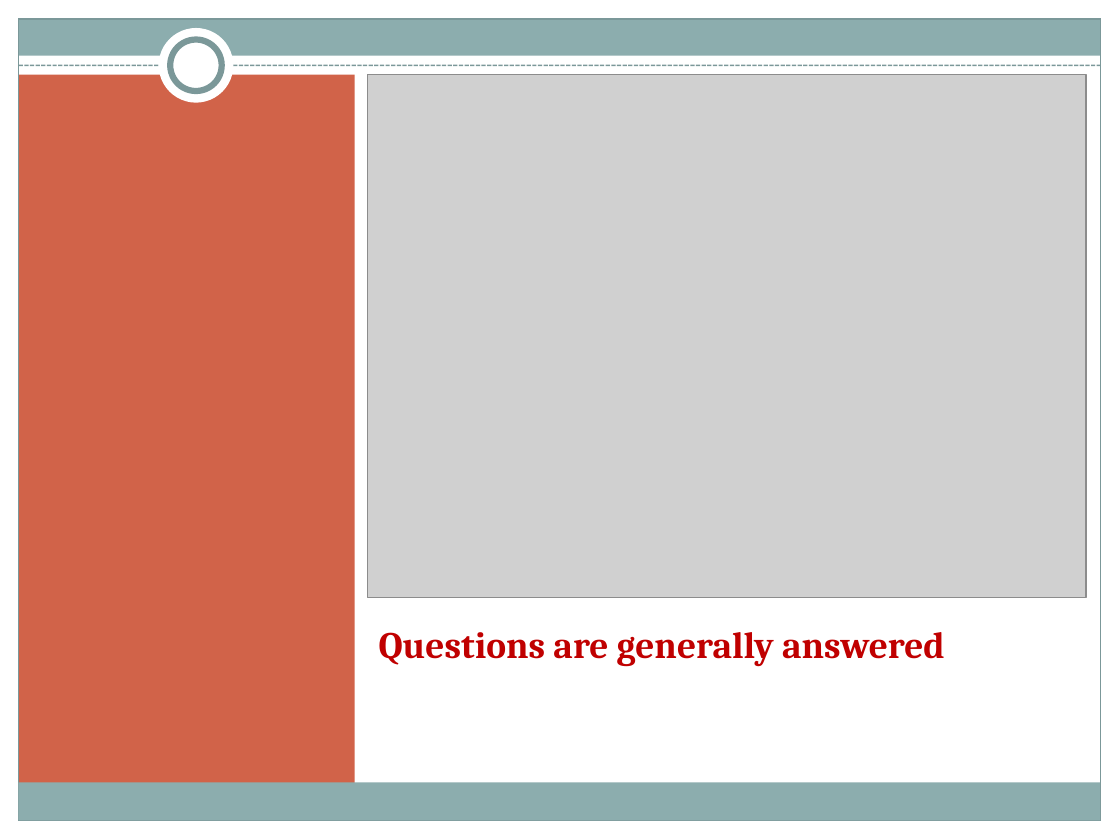
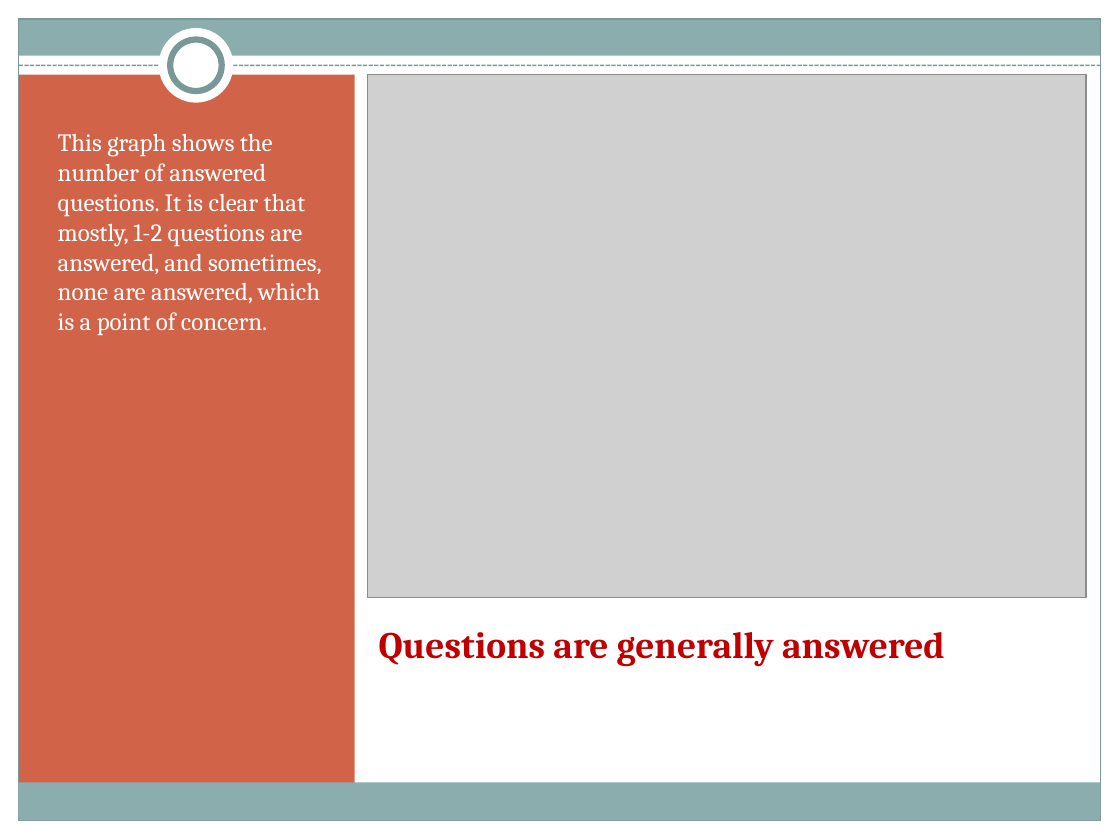
Before and after one commit to AshaSharmaGitHub/CDF-Project, a slide deck: slide 6 of Project-PPT.pptx. Drawn at 1120x840 pixels with LibreOffice and Linux fonts; fonts in the diff are those of the drawing; grey boxes stand for pictures. Boxes give left, top, right and bottom in pixels: in the first picture for what was removed or moved away, otherwise in the second. Text is boxed around its words. In the diff, an @@ line names an element or a change of style, - is before the commit and + after.

```diff
--- a/Project-PPT.pptx
+++ b/Project-PPT.pptx
@@ text added at [58, 134, 322, 335], 16 pt, text #FFFFFF @@
+This graph shows the number of answered questions. It is clear that mostly, 1-2 questions are answered, and sometimes, none are answered, which is a point of concern.
```
Also in this commit, not shown: 3 other slides changed, 2 other files.
